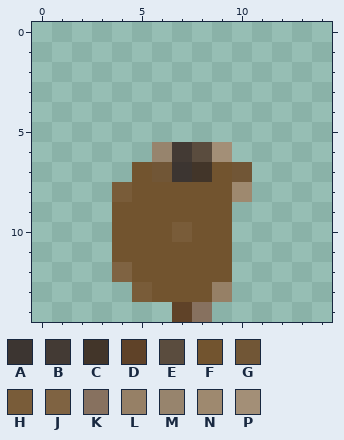
File history of a pixel-art sprite, FuriousMinions/src/resources/15x15/minionearth1.gif. Above, as it was before the edit.
The file is 15x15 pixels. Colours within 5 levels of each other are drawn and written as one.
Palette (. is transparent): A #3c3531  B #433a34  C #423529  D #5f4228  E #5a4c3e  F #72542f  G #715636  H #795c39  J #7f6342  K #87715f  L #968066  M #97846d  N #9e896f  P #a38f77
New version:
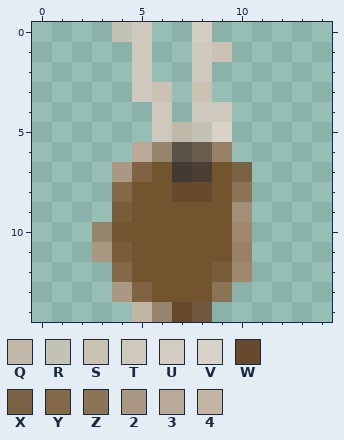
Colours new in this view: Q #c1b8aa  R #c3c3b4  S #cbc2b4  T #cec9bc  U #d3cdc2  V #d9d2c8  W #674a2d  X #796143  Y #846949  Z #8b7355  2 #aa9883  3 #b9aa97  4 #c2b5a4
The edit:
@@ palette @@
-A #3c3531
+A #433a34
-B #433a34
+B #5b5147
-C #423529
+C #4c3e32
-E #5a4c3e
+E #695c4f
-K #87715f
+K #72563d
@@ x 0..14 @@
- 0 ...............
- 1 ...............
- 2 ...............
- 3 ...............
- 4 ...............
- 5 ...............
- 6 ......MBEP.....
- 7 .....FGACFG....
- 8 ....HFFFFFN....
- 9 ....FFFFFF.....
-10 ....FFFHFF.....
-11 ....FFFFFF.....
-12 ....JFFFFF.....
-13 .....HFFFL.....
-14 .......DK......
+ 0 ....RT..U......
+ 1 .....T..TS.....
+ 2 .....T..T......
+ 3 .....TS.S......
+ 4 ......T.TT.....
+ 5 ......TQRV.....
+ 6 .....3MBEL.....
+ 7 ....2JFACFX....
+ 8 ....YFFWWFZ....
+ 9 ....HFFFFFP....
+10 ...MFFFFFFN....
+11 ...2HFFFFFL....
+12 ....YFFFFHN....
+13 ....2JFFFZ.....
+14 .....4MWK......
Pixel boxes of the changes (left, top, right, bottom) in both pictures:
changed: (92, 22, 252, 322)
